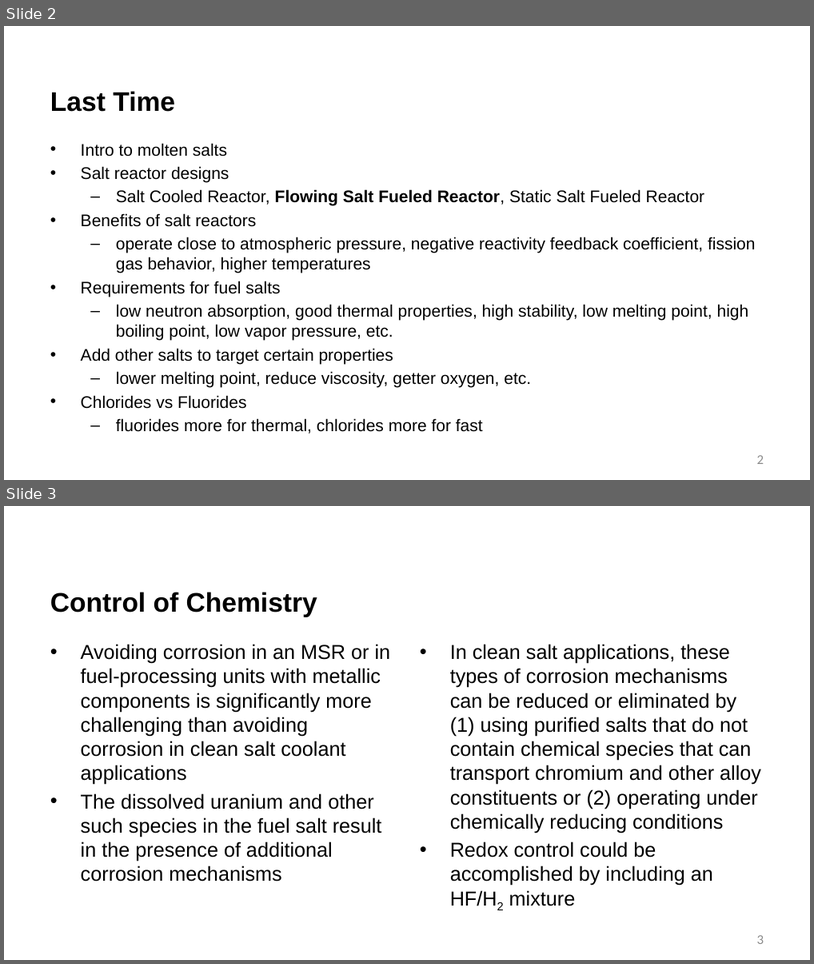
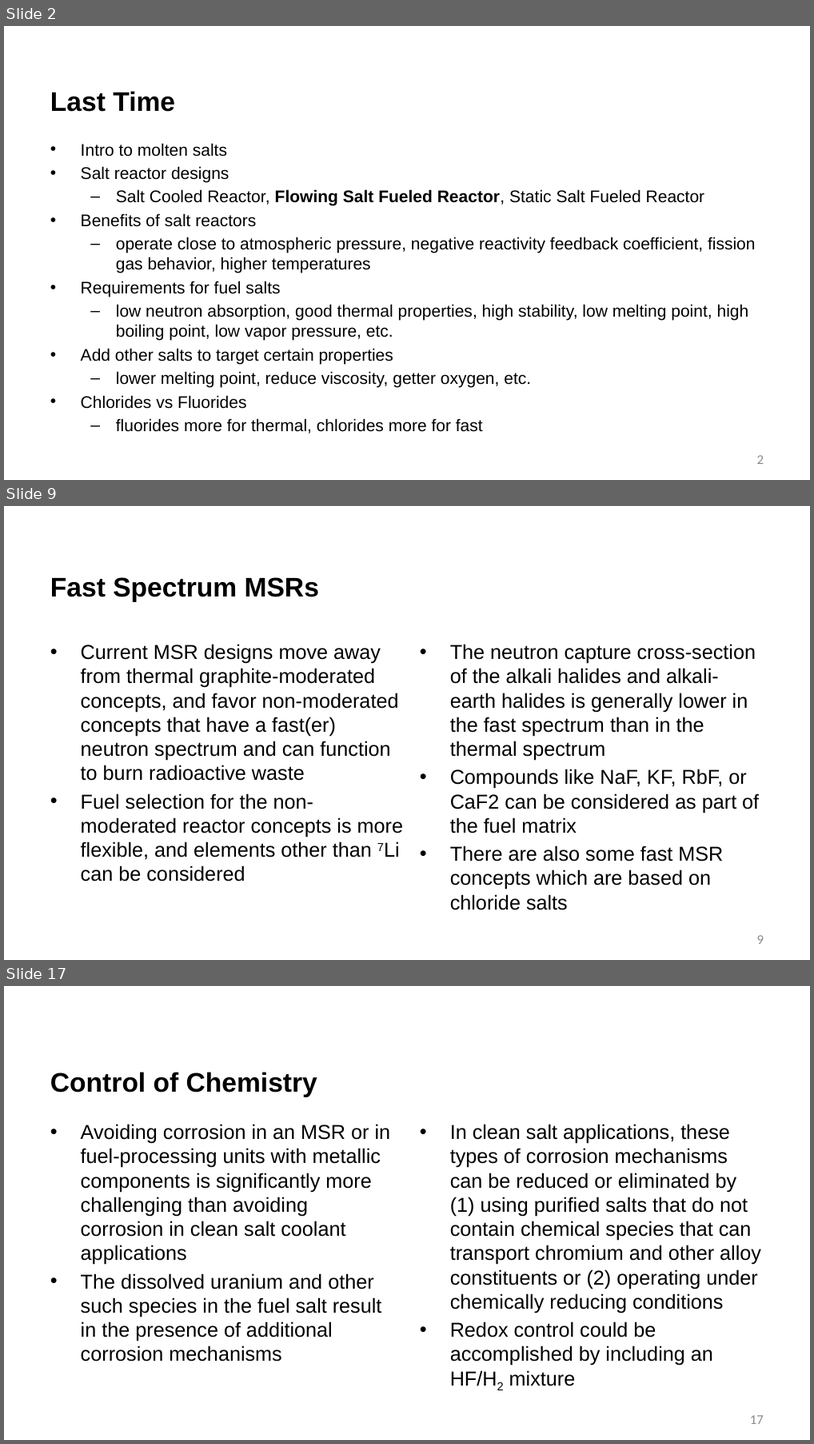
Before and after one commit to benbeeler/TEACHING, a slide deck: Advanced Reactor Materials/Fall2026/Lec14_MoltenSalts.pptx. Shown one above the other, each under a label of ours: slides 2 and 3 before the commit, slides 2, 9 and 17 after it; the slides between them are not shown. The pictures are 814x964 and 814x1444 pixels, drawn with LibreOffice and Linux fonts; fonts in the diff are those of the drawing; background and template pictures are left out. Boxes give left, top, right and bottom in pixels: in the first picture for what was removed or moved away, otherwise in the second. Text is boxed around its words. In the diff, an @@ line names an element or a change of style, - is before the commit and + after.

```diff
--- a/Advanced Reactor Materials/Fall2026/Lec14_MoltenSalts.pptx
+++ b/Advanced Reactor Materials/Fall2026/Lec14_MoltenSalts.pptx
@@ slide 9 added at (x1=4, y1=506, x2=810, y2=960), background #FFFFFF @@
@@ title added at (x1=50, y1=577, x2=319, y2=602), 32 pt, text #000000, bold @@
+Fast Spectrum MSRs
@@ text added at (x1=81, y1=644, x2=403, y2=881), 24 pt, text #000000 @@
+• Current MSR designs move away from thermal graphite-moderated concepts, and favor non-moderated concepts that have a fast(er) neutron spectrum and can function to burn radioactive waste
+• Fuel selection for the non-moderated reactor concepts is more flexible, and elements other than 7Li can be considered
@@ text added at (x1=450, y1=644, x2=759, y2=910), 24 pt, text #000000 @@
+• The neutron capture cross-section of the alkali halides and alkali-earth halides is generally lower in the fast spectrum than in the thermal spectrum
+• Compounds like NaF, KF, RbF, or CaF2 can be considered as part of the fuel matrix
+• There are also some fast MSR concepts which are based on chloride salts
@@ page number added at (x1=758, y1=935, x2=764, y2=944), 16 pt, text #8C8C8C @@
+9
@@ what was slide 3 is now slide 17 @@
@@ page number at (x1=750, y1=1415, x2=764, y2=1424): text changed @@
-3
+17
```
Also in this commit, not shown: 13 other slides added, 13 other files.
